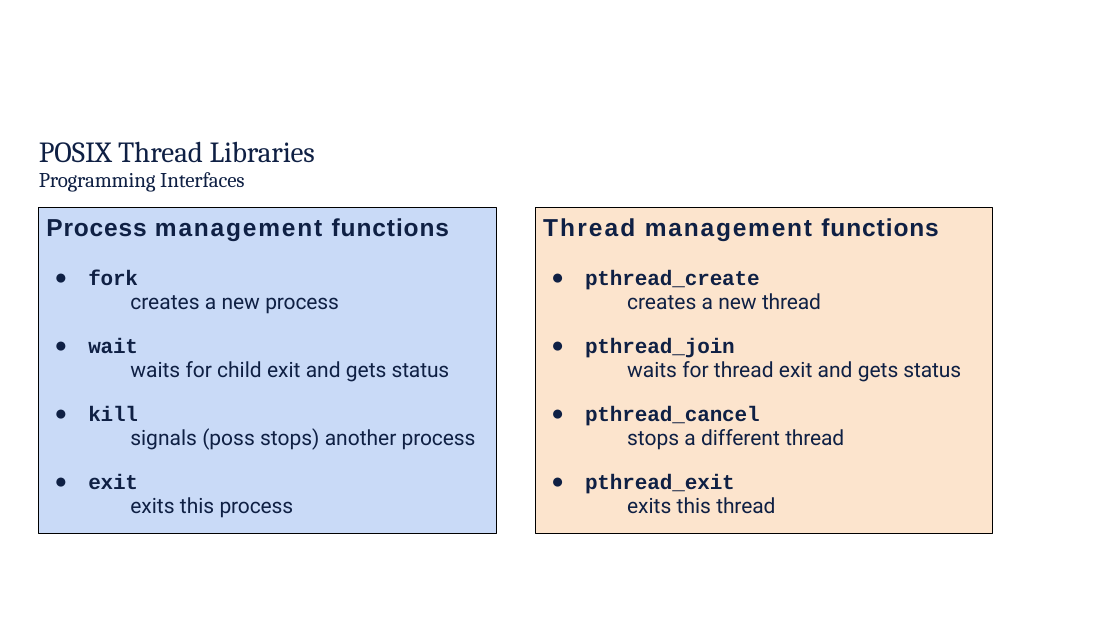
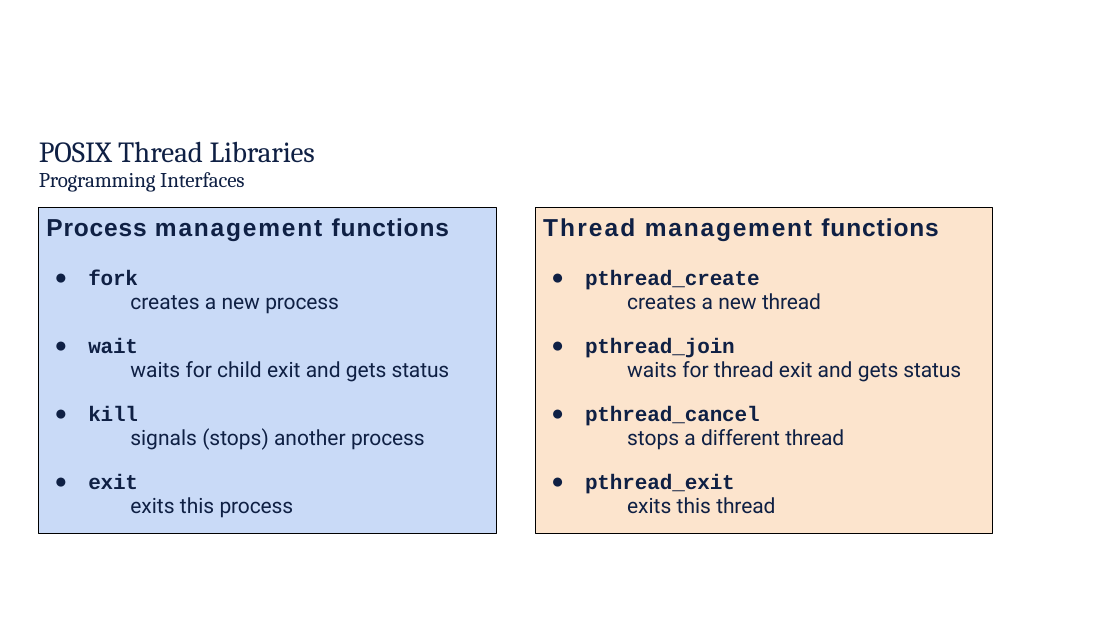
Before and after one commit to rbjohns8/CSC362-Spring-2026, a slide deck: slide 13 of Lecture Slides/17 - Multi-Threaded Programs.pptx. Drawn at 1120x630 pixels with LibreOffice and Linux fonts; fonts in the diff are those of the drawing; background and template pictures are left out. Boxes give left, top, right and bottom in pixels: in the first picture for what was removed or moved away, otherwise in the second. Text is boxed around its words. In the diff, an @@ line names an element or a change of style, - is before the commit and + after.

Commit message:
Updating Lecture 17

```diff
--- a/Lecture Slides/17 - Multi-Threaded Programs.pptx
+++ b/Lecture Slides/17 - Multi-Threaded Programs.pptx
@@ text in rectangle at <box>130,428,425,450</box>: text changed @@
-signals (poss stops) another process
+signals (stops) another process
```
Also in this commit, not shown: 2 other slides changed.
